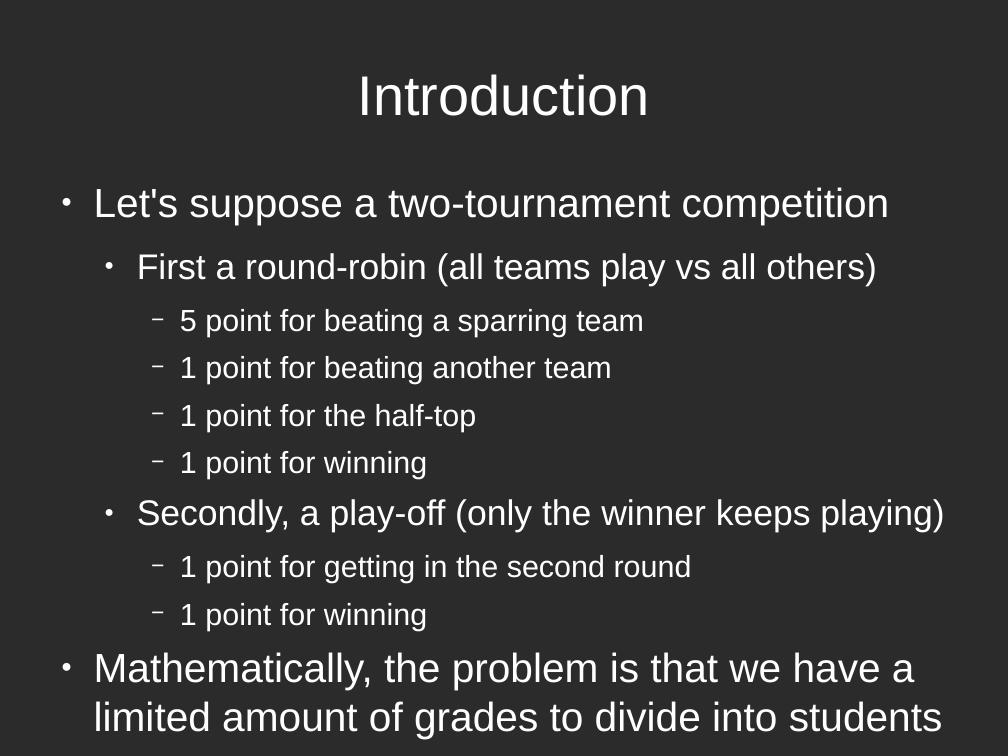
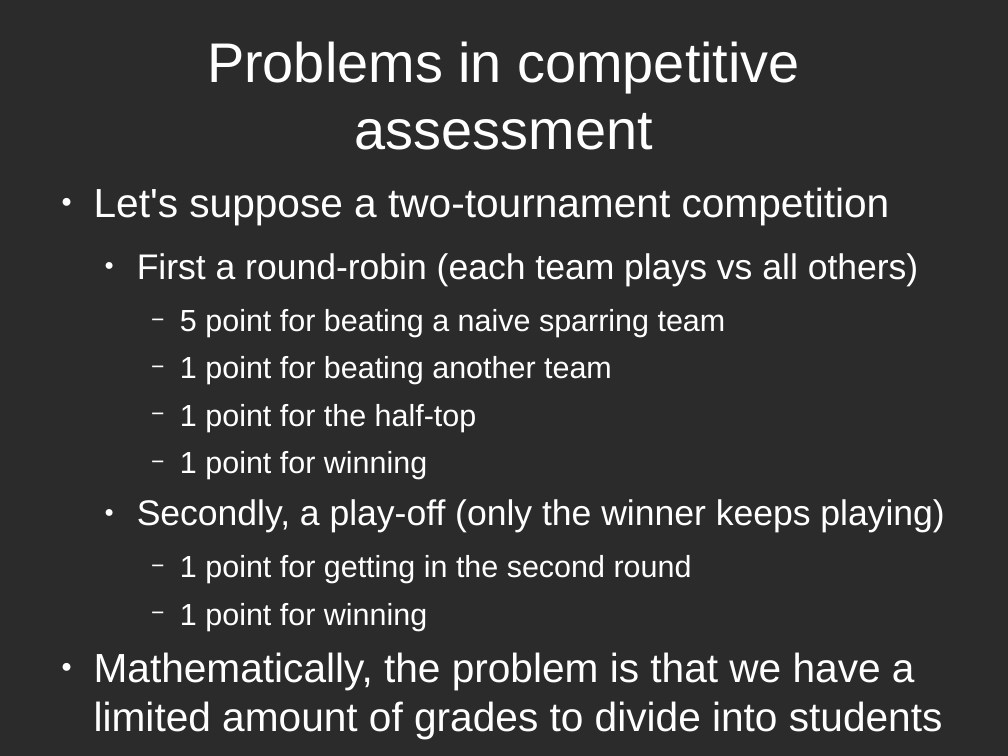
Before and after one commit to rompehielos013013013/gsiege, a slide deck: slide 7 of presentacion/Brunel2014/assessingCompetitions.odp. Drawn at 1008x756 pixels with LibreOffice and Linux fonts; fonts in the diff are those of the drawing; background and template pictures are left out; a plain dark background stands for a picture behind light text. Boxes give left, top, right and bottom in pixels: in the first picture for what was removed or moved away, otherwise in the second. Text is boxed around its words. In the diff, an @@ line names an element or a change of style, - is before the commit and + after.

Commit message:
First proposal lista

```diff
--- a/presentacion/Brunel2014/assessingCompetitions.odp
+++ b/presentacion/Brunel2014/assessingCompetitions.odp
@@ title at (x1=207, y1=41, x2=799, y2=150): text changed @@
-Introduction
+Problems in competitive assessment
@@ text at (x1=137, y1=253, x2=919, y2=337): text changed @@
-  ● First a round-robin (all teams play vs all others)
-    − 5 point for beating a sparring team
+  ● First a round-robin (each team plays vs all others)
+    − 5 point for beating a naive sparring team
```
Also in this commit, not shown: 11 other slides changed, 2 slides added, 6 slides removed.
